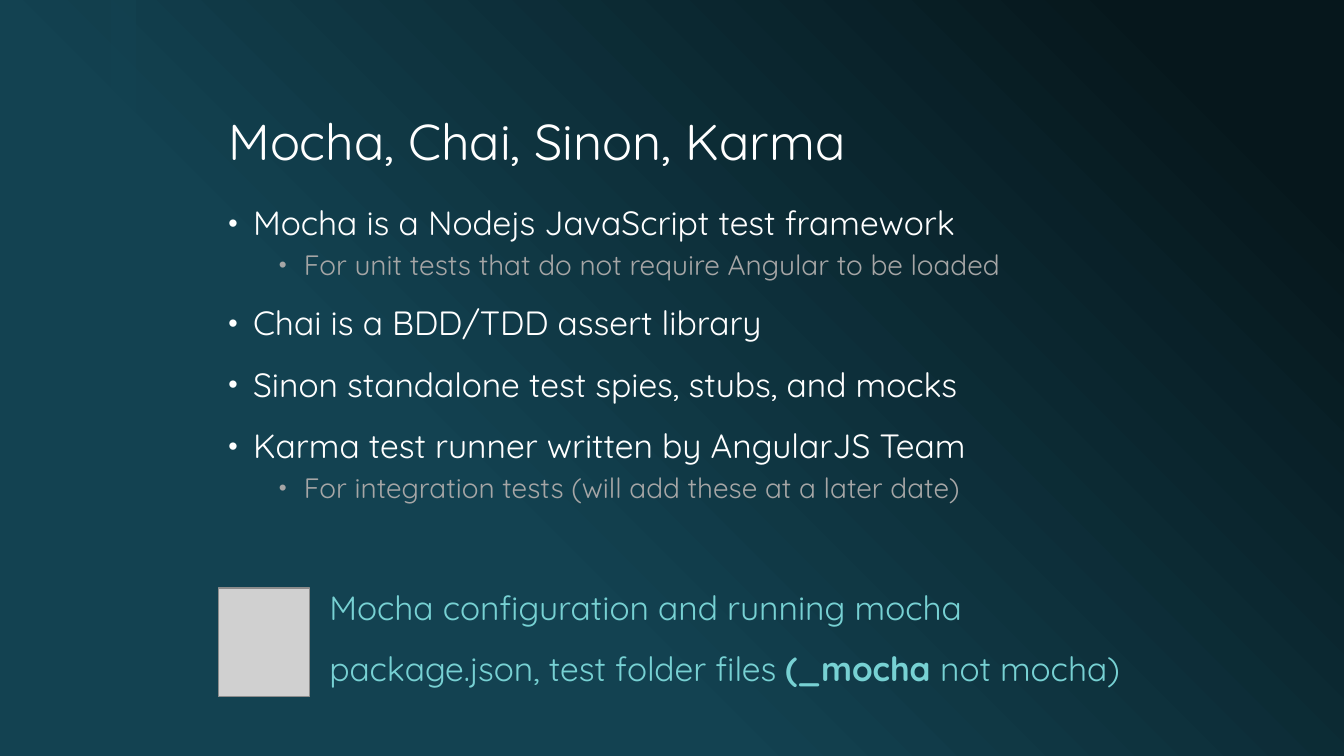
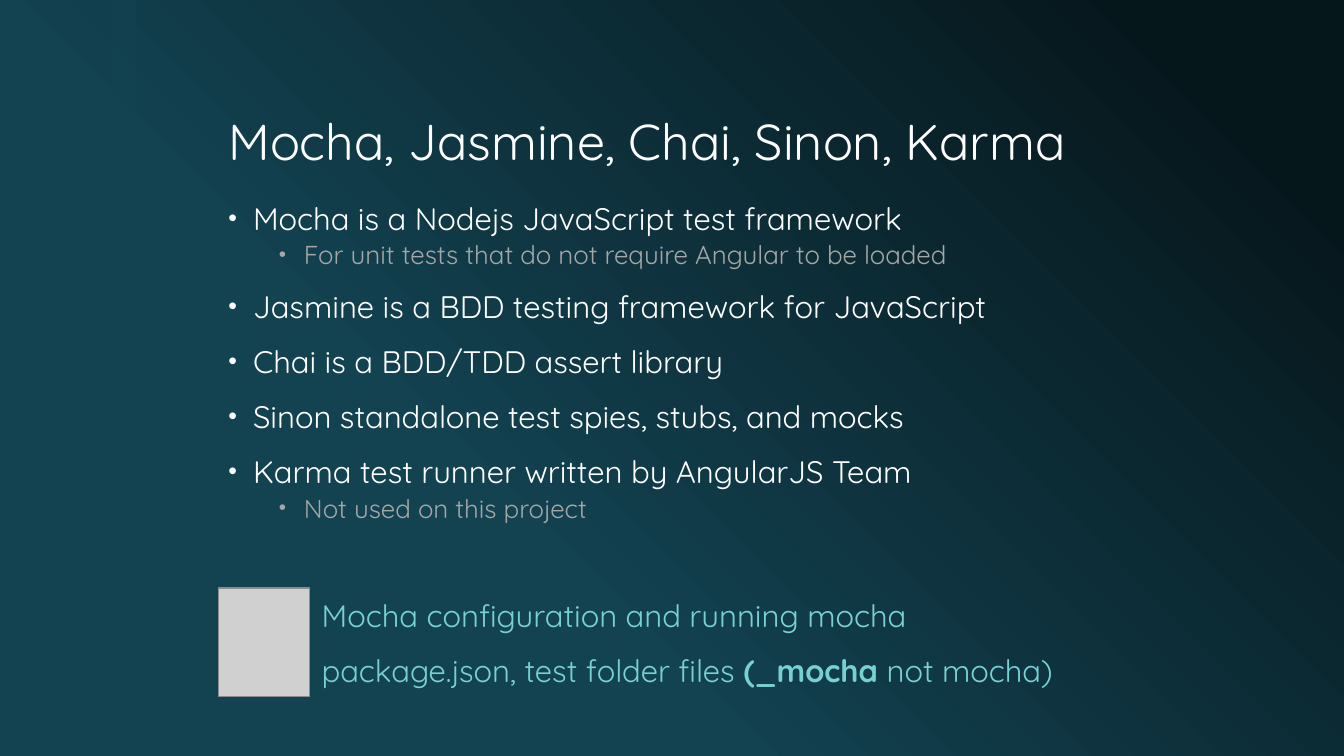
Before and after one commit to lukekedz/ReviewPresentation, a slide deck: slide 9 of Deck/Testable ES2015 AngularJS 1.5.x Component-based Applications.pptx. Drawn at 1344x756 pixels with LibreOffice and Linux fonts; fonts in the diff are those of the drawing; grey boxes stand for pictures; background and template pictures are left out. Boxes give left, top, right and bottom in pixels: in the first picture for what was removed or moved away, otherwise in the second. Text is boxed around its words. In the diff, an @@ line names an element or a change of style, - is before the commit and + after.

```diff
--- a/Deck/Testable ES2015 AngularJS 1.5.x Component-based Applications.pptx
+++ b/Deck/Testable ES2015 AngularJS 1.5.x Component-based Applications.pptx
@@ title at [228, 122, 1066, 166]: text changed @@
-Mocha, Chai, Sinon, Karma
+Mocha, Jasmine, Chai, Sinon, Karma
@@ text at [253, 207, 1053, 688]: size 24 to 22.2 pt in "Mocha is a Nodejs JavaScript test framework", "Chai is a BDD/TDD assert library", "Sinon standalone test spies, stubs, and mocks", "Karma test runner written by AngularJS Team" and 2 more places; size 20 to 18.5 pt in "For unit tests that do not require ..."; line spacing 0.9 to 0.8 @@
@@ text at [253, 295, 986, 325]: paragraph added @@
+• Jasmine is a BDD testing framework for JavaScript
@@ text at [304, 499, 587, 523]: text changed; size 20 to 18.5 pt @@
-  • For integration tests (will add these at a later date)
+  • Not used on this project
```
Also in this commit, not shown: 2 other slides changed, 1 other file.
